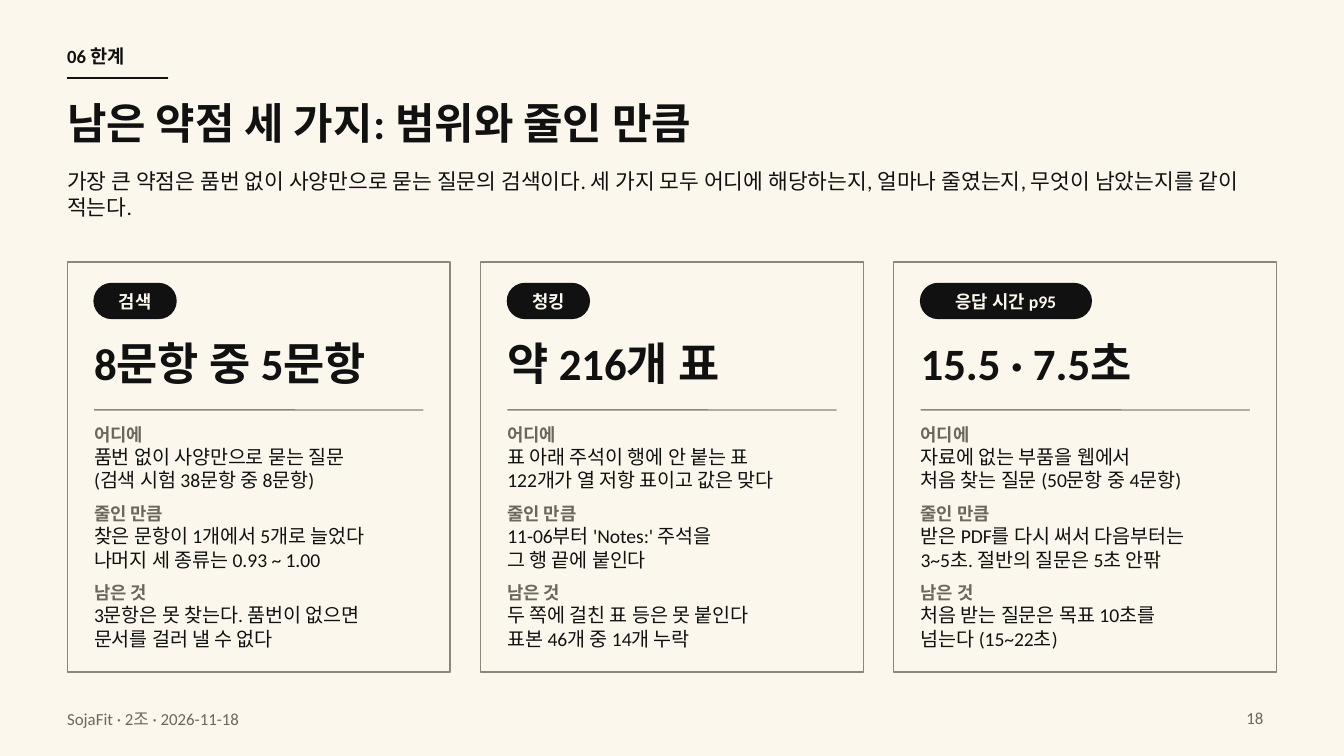
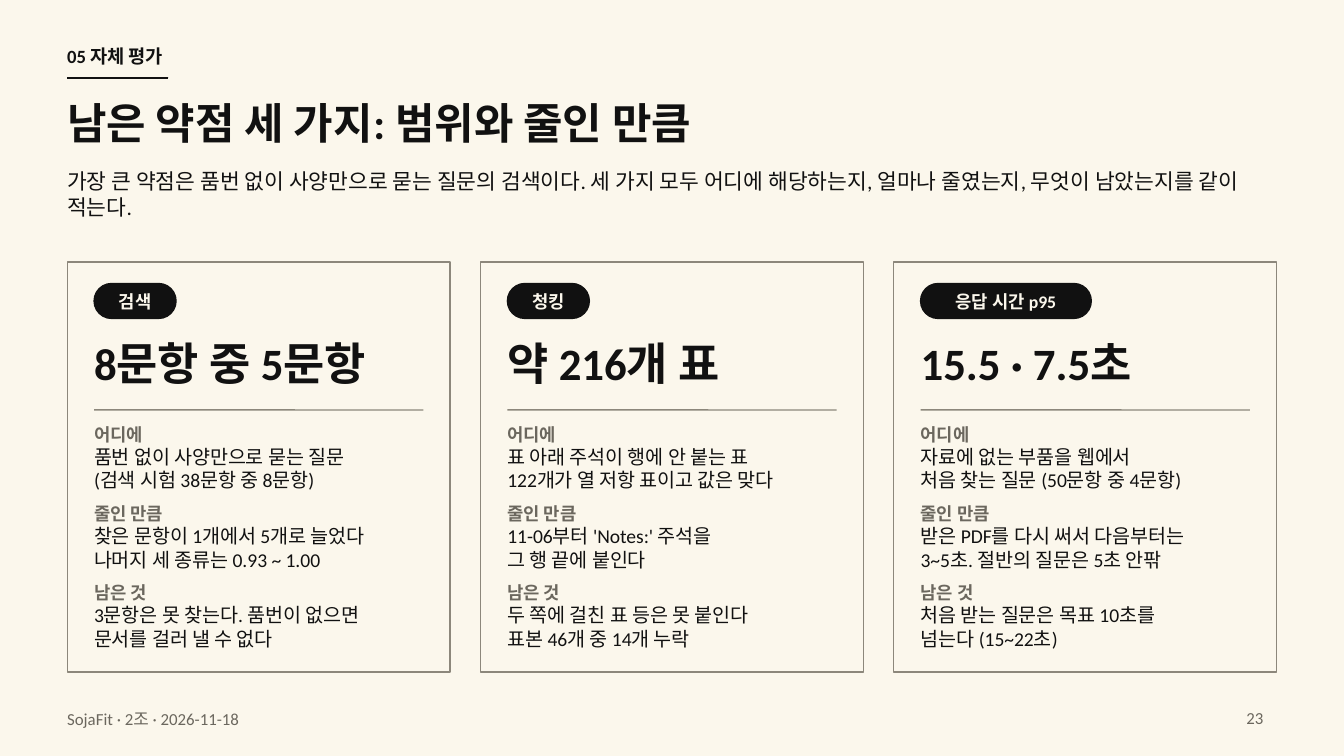
Before and after one commit to HJU5022/SojaFit, a slide deck: slide 23 of docs/deliverables/presentation/sojafit-final-2026-11-18.pptx (slide 18 before the commit). Drawn at 1344x756 pixels with LibreOffice and Linux fonts; fonts in the diff are those of the drawing. Boxes give left, top, right and bottom in pixels: in the first picture for what was removed or moved away, otherwise in the second. Text is boxed around its words. In the diff, an @@ line names an element or a change of style, - is before the commit and + after.

```diff
--- a/docs/deliverables/presentation/sojafit-final-2026-11-18.pptx
+++ b/docs/deliverables/presentation/sojafit-final-2026-11-18.pptx
@@ text at [67, 47, 163, 65]: text changed @@
-06 한계
+05 자체 평가
@@ page number at [1246, 713, 1263, 724]: text changed @@
-18
+23
```
Also in this commit, not shown: 17 other slides changed, 5 slides added, 5 other files.
